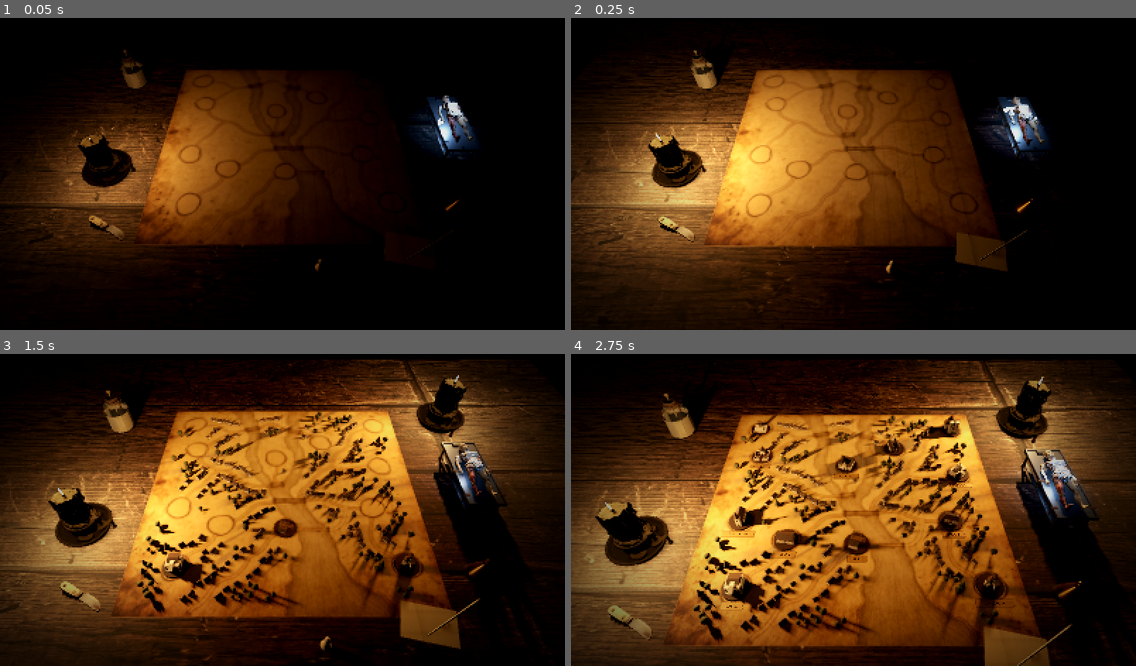
Above: before the commit, frames 1-4 (two rows, left to right).
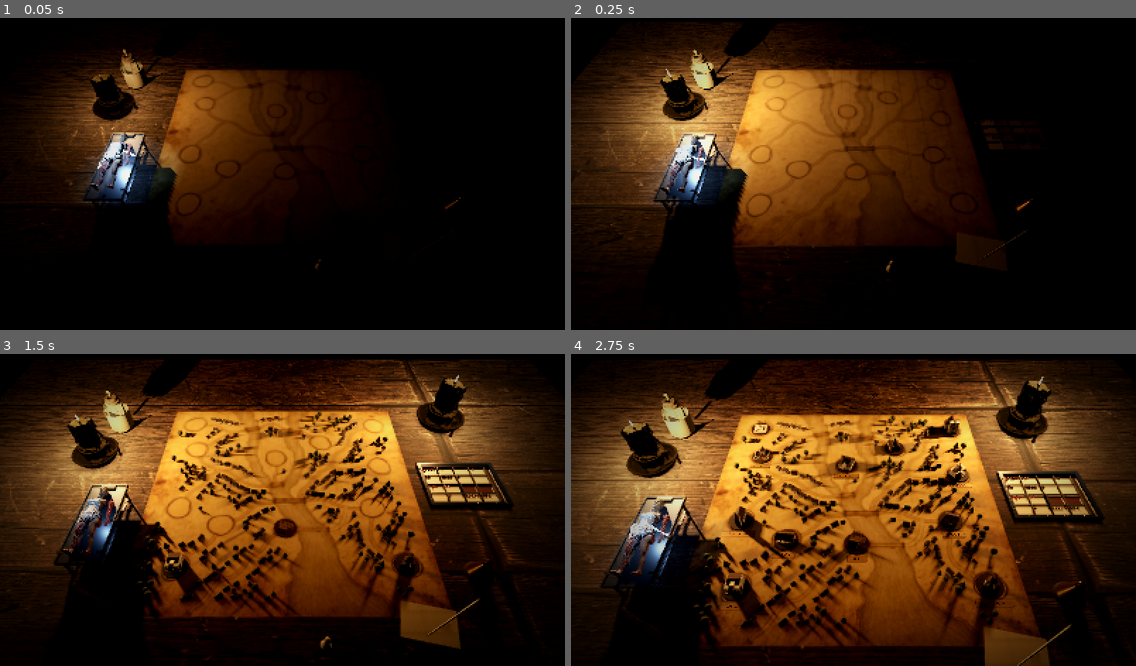
Above: after the commit, the same moments.

Repository: exidium/second-spark
Game: Godot game, scene res://cabin/cabin.tscn
Two runs of this game, one before a commit and one after it. Both use one fixed random seed, a clock stepped at 60 frames per second and the inputs below.
Inputs (mouse positions are in pixels of both pictures, inside the frame that each line leads up to):
- Up to frame 1 (0.05 s): no input
- Up to frame 2 (0.25 s): no input
- Up to frame 3 (1.5 s): tap Enter at 0.5 s; move the mouse to (406, 491) at 0.52 s; hold D 0.53-1.25 s; tap F at 0.6 s; click (406, 491) at 0.67 s; drag from (169, 522) to (254, 569) at 1.27 s
- Up to frame 4 (2.75 s): move the mouse to (910, 438) at 2.02 s; hold D from 2.03 s (still down); tap F at 2.1 s

The runs differ from the first frame. In frame 1, 23% of the frame differs, in the area x 0-85%, y 9-91%; in frame 2, 41%; in frame 3, 42%; in frame 4, 46%, in the area x 0-98%, y 1-100%.

Commit message:
Cabin: red damage, operating table at the bottom left, decomposition tray on the right (D189)
Co-Authored-By: Claude Opus 5.5 <noreply@anthropic.com>

Diff:
--- a/godot/cabin/cabin.gd
+++ b/godot/cabin/cabin.gd
@@ -33,8 +33,10 @@
 var intro_done := false
 var font: Font
 var shot_mode := false
-var optable: OperatingTable            # your operating table (D186), right of the map
-const LAB_AT := Vector3(0.7, 0, -0.02)
+var optable: OperatingTable            # your operating table (D186), bottom left of the map since D189
+const LAB_AT := Vector3(-0.615, 0, 0.21)
+var tray: DecayTray                    # your decomposition tray (D189), right of the map
+const TRAY_AT := Vector3(0.69, 0, -0.02)
 
 
 func _ready() -> void:
@@ -390,7 +392,7 @@
 
 func _props() -> void:
 	# Two candles again (D183): front left and back right, each a little stronger than in D181.
-	_candle(Vector3(-0.68, 0, 0.18), 1.15, 30, 0.7)
+	_candle(Vector3(-0.77, 0, -0.19), 1.15, 30, 0.7)
 	_candle(Vector3(0.72, 0, -0.42), 1.3, -50, 0.6)
 	# Bruno's Leyden jar where the specimen jar stood, its upper body glass (D182), and his scalpel by the map.
 	var jar := _prop("res://assets/cabin/props/leiden_glass.glb", Vector3(-0.72, 0, -0.38), 20)
@@ -413,7 +415,7 @@
 				var inside := (m as BaseMaterial3D).duplicate() as BaseMaterial3D
 				inside.cull_mode = BaseMaterial3D.CULL_DISABLED
 				mi.set_surface_override_material(i, inside)
-	_prop("res://assets/cabin/props/scalpel.glb", Vector3(-0.6, 0, 0.44), 62)
+	_prop("res://assets/cabin/props/scalpel.glb", Vector3(-0.57, 0, 0.45), 62)
 	# A brass bell.
 	var bell := Vector3(0.62, 0, 0.36)
 	var brass := _col_mat(Color("#8a6a32"), 0.3, 0.85)
@@ -426,7 +428,7 @@
 	var quill := _mesh(_cyl(0.002, 0.004, 0.22, 6), _col_mat(Color("#e8e2d4"), 0.6), Vector3(0.5, 0.004, 0.5))
 	quill.rotation_degrees = Vector3(0, 30, 88)
 
-## Your operating table (D186) on the right of the map, head toward the far candle. Until the rules drive it, it shows
+## Your operating table (D186) at the bottom left of the map (D189), head away from you. Until the rules drive it, it shows
 ## one of each look: muscle, skin and alive, and two damaged parts.
 func _operating_table() -> void:
 	optable = OperatingTable.new()
@@ -437,9 +439,17 @@
 	optable.show_table({"head": {"side": "skin", "alive": false, "dmg": 0}, "torso": {"side": "skin", "alive": true, "dmg": 0},
 		"armL": {"side": "muscle", "alive": false, "dmg": 1}, "armR": {"side": "skin", "alive": true, "dmg": 0},
 		"legL": {"side": "skin", "alive": false, "dmg": 1}, "legR": {"side": "muscle", "alive": false, "dmg": 0}})
+	# The decomposition tray (D189), with a sample of materials until the rules drive it.
+	tray = DecayTray.new()
+	tray.position = TRAY_AT
+	add_child(tray)
+	tray.show_mats({"muscle": [6, 3, 0, 2], "organ": [2, 4, 1, 0], "blood": [3, 2, 0, 0], "animal": [0, 1, 5, 3]})
 
 func _lab_view() -> Transform3D:
-	return Transform3D(Basis(), LAB_AT + Vector3(-0.2, 0.3, 0.24)).looking_at(LAB_AT + Vector3(0, 0.07, 0), Vector3.UP)
+	return Transform3D(Basis(), LAB_AT + Vector3(0.2, 0.3, 0.26)).looking_at(LAB_AT + Vector3(0, 0.07, 0), Vector3.UP)
+
+func _tray_view() -> Transform3D:
+	return Transform3D(Basis(), TRAY_AT + Vector3(-0.12, 0.26, 0.24)).looking_at(TRAY_AT + Vector3(0, 0.0, 0), Vector3.UP)
 
 func _vignette() -> void:
 	var layer := CanvasLayer.new()
@@ -649,6 +659,9 @@
 	cam_from = Transform3D(Basis(), LAB_AT + Vector3(0, 0.36, 0.02)).looking_at(LAB_AT + Vector3(0, 0.07, 0), Vector3.FORWARD)
 	cam_to = cam_from
 	await _save("res://../tests/cabin-lab-top.png")
+	cam_from = _tray_view()
+	cam_to = cam_from
+	await _save("res://../tests/cabin-tray.png")
 	set_hover("")
 	go_to("church")
 	await get_tree().create_timer(1.6).timeout
--- /dev/null
+++ b/godot/cabin/decay_tray.gd
@@ -0,0 +1,217 @@
+class_name DecayTray
+extends Node3D
+## Your decomposition tray (D189): a white enamel dissecting tray with a dark blue rim, divided by tin walls into a
+## 4 x 4 grid. Columns are the stages I to IV, freshest on the left; rows are muscle, organ, blood and animal, from the
+## back. Each cell holds one small piece per unit of material (up to 15, so the count can be read by eye), darker and
+## more shrunken the older the stage. Blood rots after II: a lead bar closes the blood row there and its last two cells
+## are stained. Everything rots after IV: a deep gutter runs along the right end. Built in code, metres.
+## `show_mats(mats)` takes the rules' `p.mats` (material -> [I, II, III, IV]).
+
+const MATS := ["muscle", "organ", "blood", "animal"]
+const CELL := Vector2(0.06, 0.045)     # one cell, x by z
+const WALL := 0.0025
+const RIM := 0.014                     # the blue rim round the tray
+const DEPTH := 0.016
+const GUTTER := 0.018
+const SIZE := Vector2(CELL.x * 4 + WALL * 5 + RIM * 2 + GUTTER, CELL.y * 4 + WALL * 5 + RIM * 2)
+## Each material's colour when fresh, and when it has rotted to stage IV (SPEC 6.3: muscle brown, organ purple,
+## blood red, animal orange).
+const FRESH := {"muscle": Color("#8a3b2a"), "organ": Color("#6b3a6e"), "blood": Color("#8e0f12"), "animal": Color("#b8682c")}
+const ROTTEN := {"muscle": Color("#3c3420"), "organ": Color("#2f2633"), "blood": Color("#2a0d0c"), "animal": Color("#4a3a22")}
+
+var cells := {}                        # "material:stage" -> Node3D holding its pieces
+var shown := {}                        # "material:stage" -> count
+var meshes := {}                       # material -> Mesh
+var font: Font
+
+
+func _init() -> void:
+	font = load("res://assets/fonts/Amarante-Regular.ttf")
+	_tray()
+	_piece_meshes()
+	for r in 4:
+		for st in 4:
+			var n := Node3D.new()
+			n.position = _cell_centre(r, st)
+			add_child(n)
+			cells["%s:%d" % [MATS[r], st]] = n
+			shown["%s:%d" % [MATS[r], st]] = 0
+
+
+func _mat(c: Color, rough := 0.5, metal := 0.0) -> StandardMaterial3D:
+	var m := StandardMaterial3D.new()
+	m.albedo_color = c
+	m.roughness = rough
+	m.metallic = metal
+	return m
+
+func _box(size: Vector3, mat: Material, pos: Vector3) -> MeshInstance3D:
+	var b := BoxMesh.new()
+	b.size = size
+	var mi := MeshInstance3D.new()
+	mi.mesh = b
+	mi.material_override = mat
+	mi.position = pos
+	add_child(mi)
+	return mi
+
+## Left edge of the grid, x; back edge, z.
+func _x0() -> float:
+	return -SIZE.x / 2 + RIM
+
+func _z0() -> float:
+	return -SIZE.y / 2 + RIM
+
+func _cell_centre(row: int, stage: int) -> Vector3:
+	return Vector3(_x0() + WALL + stage * (CELL.x + WALL) + CELL.x / 2, 0.0035, _z0() + WALL + row * (CELL.y + WALL) + CELL.y / 2)
+
+func _label(text: String, pos: Vector3, size: int, col: Color) -> void:
+	var l := Label3D.new()
+	l.text = text
+	l.font = font
+	l.font_size = size
+	l.pixel_size = 0.00018
+	l.modulate = col
+	l.shaded = true
+	l.rotation_degrees.x = -90
+	l.position = pos
+	add_child(l)
+
+func _tray() -> void:
+	var enamel := _mat(Color("#e6e1d4"), 0.35)
+	var blue := _mat(Color("#1d2b4a"), 0.3)
+	var tin := _mat(Color("#9a9c98"), 0.4, 0.7)
+	var lead := _mat(Color("#3d3f42"), 0.6, 0.5)
+	var stain := _mat(Color("#4a1612"), 0.8)
+	# Floor and the blue rim walls.
+	_box(Vector3(SIZE.x, 0.003, SIZE.y), enamel, Vector3(0, 0.0015, 0))
+	for s: float in [-1.0, 1.0]:
+		_box(Vector3(SIZE.x, DEPTH, RIM * 0.5), blue, Vector3(0, DEPTH / 2, s * (SIZE.y / 2 - RIM * 0.25)))
+		_box(Vector3(RIM * 0.5, DEPTH, SIZE.y), blue, Vector3(s * (SIZE.x / 2 - RIM * 0.25), DEPTH / 2, 0))
+		# the rim's flat top, where the labels are
+		_box(Vector3(SIZE.x, 0.002, RIM), blue, Vector3(0, DEPTH, s * (SIZE.y / 2 - RIM / 2)))
+		_box(Vector3(RIM, 0.002, SIZE.y), blue, Vector3(s * (SIZE.x / 2 - RIM / 2), DEPTH, 0))
+	# The grid: tin walls between the cells.
+	var grid_w := CELL.x * 4 + WALL * 5
+	var grid_d := CELL.y * 4 + WALL * 5
+	var h := DEPTH * 0.7
+	for i in 5:
+		var x := _x0() + WALL / 2 + i * (CELL.x + WALL)
+		_box(Vector3(WALL, h, grid_d), tin, Vector3(x, h / 2, _z0() + grid_d / 2))
+		var z := _z0() + WALL / 2 + i * (CELL.y + WALL)
+		_box(Vector3(grid_w, h, WALL), tin, Vector3(_x0() + grid_w / 2, h / 2, z))
+	# Blood rots after II: a lead bar across the blood row between II and III, its III and IV cells stained.
+	var blood := MATS.find("blood")
+	var bz := _cell_centre(blood, 0).z
+	_box(Vector3(WALL * 2.4, DEPTH * 0.95, CELL.y + WALL), lead, Vector3(_x0() + WALL / 2 + 2 * (CELL.x + WALL), DEPTH * 0.95 / 2, bz))
+	for st in [2, 3]:
+		var c := _cell_centre(blood, st)
+		var s2 := _box(Vector3(CELL.x * 0.86, 0.0006, CELL.y * 0.8), stain, Vector3(c.x, 0.0033, c.z))
+		s2.rotation_degrees.y = 4.0 if st == 2 else -6.0
+	# Everything rots after IV: a dark gutter along the right end, with a drain hole.
+	var gx := _x0() + grid_w + GUTTER / 2
+	var gutter := _box(Vector3(GUTTER, 0.002, grid_d), _mat(Color("#2a1a14"), 0.7), Vector3(gx, 0.0035, _z0() + grid_d / 2))
+	gutter.cast_shadow = GeometryInstance3D.SHADOW_CASTING_SETTING_OFF
+	var drain := CylinderMesh.new()
+	drain.top_radius = GUTTER * 0.3
+	drain.bottom_radius = GUTTER * 0.3
+	drain.height = 0.001
+	var dm := MeshInstance3D.new()
+	dm.mesh = drain
+	dm.material_override = _mat(Color("#0a0806"), 0.9)
+	dm.position = Vector3(gx, 0.0048, _z0() + grid_d - 0.012)
+	add_child(dm)
+	# Stage numbers along the front rim, material names along the left rim, painted white on the blue enamel.
+	var paint := Color("#e6e1d4")
+	for st in 4:
+		_label(["I", "II", "III", "IV"][st], Vector3(_cell_centre(0, st).x, DEPTH + 0.0012, SIZE.y / 2 - RIM / 2), 56, paint)
+	_label("ROT", Vector3(gx, DEPTH + 0.0012, SIZE.y / 2 - RIM / 2), 36, Color("#c9a08a"))
+	for r in 4:
+		var l := Label3D.new()
+		l.text = MATS[r].to_upper()
+		l.font = font
+		l.font_size = 30
+		l.pixel_size = 0.00018
+		l.modulate = paint
+		l.shaded = true
+		l.rotation_degrees = Vector3(-90, 90, 0)
+		l.position = Vector3(-SIZE.x / 2 + RIM / 2, DEPTH + 0.0012, _cell_centre(r, 0).z)
+		add_child(l)
+
+
+# ---------------------------------------------------------------- the pieces
+
+func _piece_meshes() -> void:
+	# Small low-poly lumps, flat-shaded by their few faces.
+	var lump := SphereMesh.new()
+	lump.radius = 0.0042
+	lump.height = 0.0058
+	lump.radial_segments = 6
+	lump.rings = 3
+	meshes["muscle"] = lump
+	var organ := SphereMesh.new()
+	organ.radius = 0.0045
+	organ.height = 0.0072
+	organ.radial_segments = 7
+	organ.rings = 4
+	meshes["organ"] = organ
+	var clot := SphereMesh.new()
+	clot.radius = 0.004
+	clot.height = 0.0028
+	clot.radial_segments = 8
+	clot.rings = 2
+	meshes["blood"] = clot
+	var chunk := BoxMesh.new()
+	chunk.size = Vector3(0.0072, 0.0042, 0.0055)
+	meshes["animal"] = chunk
+
+## The material of one stage: darker, duller and a little green as it rots.
+func _stage_mat(mat: String, stage: int) -> StandardMaterial3D:
+	var t := stage / 3.0
+	var m := StandardMaterial3D.new()
+	m.albedo_color = (FRESH[mat] as Color).lerp(ROTTEN[mat], t)
+	m.roughness = lerpf(0.25 if mat != "animal" else 0.6, 0.85, t)
+	m.specular_mode = BaseMaterial3D.SPECULAR_SCHLICK_GGX
+	return m
+
+## Lay out `n` pieces in a cell, five to a row, a little jumbled; the same cell always jumbles the same way.
+func _fill(key: String, n: int) -> void:
+	var cell: Node3D = cells[key]
+	for c in cell.get_children():
+		c.queue_free()
+	var mat: String = key.split(":")[0]
+	var stage := int(key.split(":")[1])
+	var m := _stage_mat(mat, stage)
+	var rng := RandomNumberGenerator.new()
+	rng.seed = key.hash()
+	var shrink := lerpf(1.4, 1.1, stage / 3.0)   # 1.4 times the base lump: big enough to count from the seat
+	for i in n:
+		var mi := MeshInstance3D.new()
+		mi.mesh = meshes[mat]
+		mi.material_override = m
+		var col := i % 5
+		var row := i / 5
+		mi.position = Vector3((col - 2) * 0.0112 + rng.randf_range(-0.0012, 0.0012), 0.0025, (row - 1) * 0.0128 + rng.randf_range(-0.0012, 0.0012))
+		mi.rotation = Vector3(rng.randf_range(-0.4, 0.4), rng.randf_range(0, TAU), rng.randf_range(-0.4, 0.4))
+		mi.scale = Vector3.ONE * shrink * rng.randf_range(0.85, 1.15)
+		cell.add_child(mi)
+
+## From the rules: material -> [I, II, III, IV]. Changed cells refill; new pieces drop in.
+func show_mats(mats: Dictionary) -> void:
+	for mat: String in MATS:
+		var a: Array = mats.get(mat, [0, 0, 0, 0])
+		for st in 4:
+			var key := "%s:%d" % [mat, st]
+			var n := mini(int(a[st]), 15)
+			if shown[key] == n:
+				continue
+			var was: int = shown[key]
+			shown[key] = n
+			_fill(key, n)
+			if n > was and is_inside_tree():
+				var cell: Node3D = cells[key]
+				for i in range(was, n):
+					var p: Node3D = cell.get_child(i)
+					var y := p.position.y
+					p.position.y = y + 0.03
+					create_tween().tween_property(p, "position:y", y, 0.3).set_delay(0.03 * (i - was)).set_trans(Tween.TRANS_BOUNCE).set_ease(Tween.EASE_OUT)
--- a/godot/cabin/operating_table.gd
+++ b/godot/cabin/operating_table.gd
@@ -2,7 +2,7 @@
 extends Node3D
 ## Your operating table (D186): a small steel table on the cabin table with the companion lying on it, part by part.
 ## Each of the six parts (head, torso, armL, armR, legL, legR) is empty (a faint outline etched in the steel), muscle
-## (raw red), skin (sewn-on sallow skin) or alive (the skin with blue veins and sparks); a damaged part is washed yellow. The parts are low-poly models
+## (raw red), skin (sewn-on sallow skin) or alive (the skin with blue veins and sparks); a damaged part is washed red. The parts are low-poly models
 ## (D187, `art-pipeline/body_parts.py`, assets/cabin/body/<part>-<look>.glb); the table is built in code. Metres, the
 ## body's head toward local +x. `set_part(slot, look, damage)` with look "", "muscle", "skin" or "alive".
 
@@ -192,7 +192,7 @@
 	overlay.set_shader_parameter("seed", float(slot.hash() % 97))
 	parts[slot] = {"body": body, "muscle": muscle, "skin": skin, "ghost": ghost, "box": box, "overlay": overlay}
 
-## Show one part as "", "muscle", "skin" or "alive", with damage (0 or 1) washing it yellow. A new or changed part
+## Show one part as "", "muscle", "skin" or "alive", with damage (0 or 1) washing it red. A new or changed part
 ## settles onto the table with a little bounce.
 func set_part(slot: String, look: String, dmg := 0, animate := true) -> void:
 	var p: Dictionary = parts[slot]
--- a/godot/cabin/part_overlay.gdshader
+++ b/godot/cabin/part_overlay.gdshader
@@ -1,5 +1,5 @@
 // Drawn over a body part as an overlay, added on top so the part's own texture shows through (D187, D188):
-// alive: blue veins of light pulsing under the skin; damaged: the whole part washed yellow, brighter at its edges,
+// alive: blue veins of light pulsing under the skin; damaged: the whole part washed red (D189, was yellow), brighter at its edges,
 // breathing slowly. Either or both.
 shader_type spatial;
 render_mode unshaded, blend_add, depth_draw_never, shadows_disabled;
@@ -49,6 +49,6 @@
 	vec3 blue = (vec3(0.25, 0.55, 1.0) * vein * (pulse * 1.1 + 0.2) * flick + vec3(0.01, 0.03, 0.07) * pulse) * alive;
 	float rim = pow(1.0 - clamp(dot(NORMAL, VIEW), 0.0, 1.0), 2.0);
 	float breathe = 0.75 + 0.25 * sin(TIME * 2.2 + seed);
-	vec3 yellow = vec3(0.42, 0.32, 0.0) * (0.12 + 0.7 * rim) * breathe * damaged;
-	ALBEDO = blue + yellow;
+	vec3 red = vec3(0.55, 0.03, 0.02) * (0.12 + 0.7 * rim) * breathe * damaged;
+	ALBEDO = blue + red;
 }
Not shown, added: godot/cabin/decay_tray.gd.uid
Not shown, changed: CLAUDE.md
Not shown, changed: docs/DECISIONS.md
